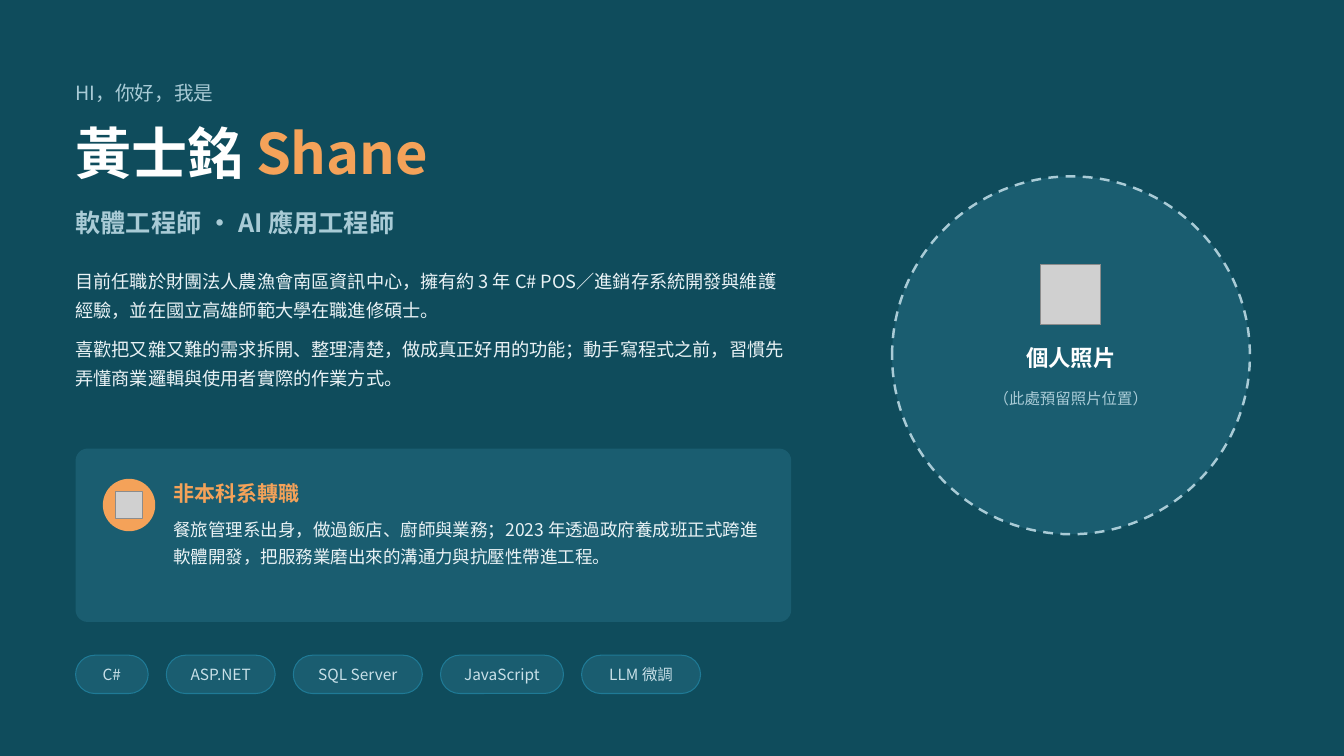
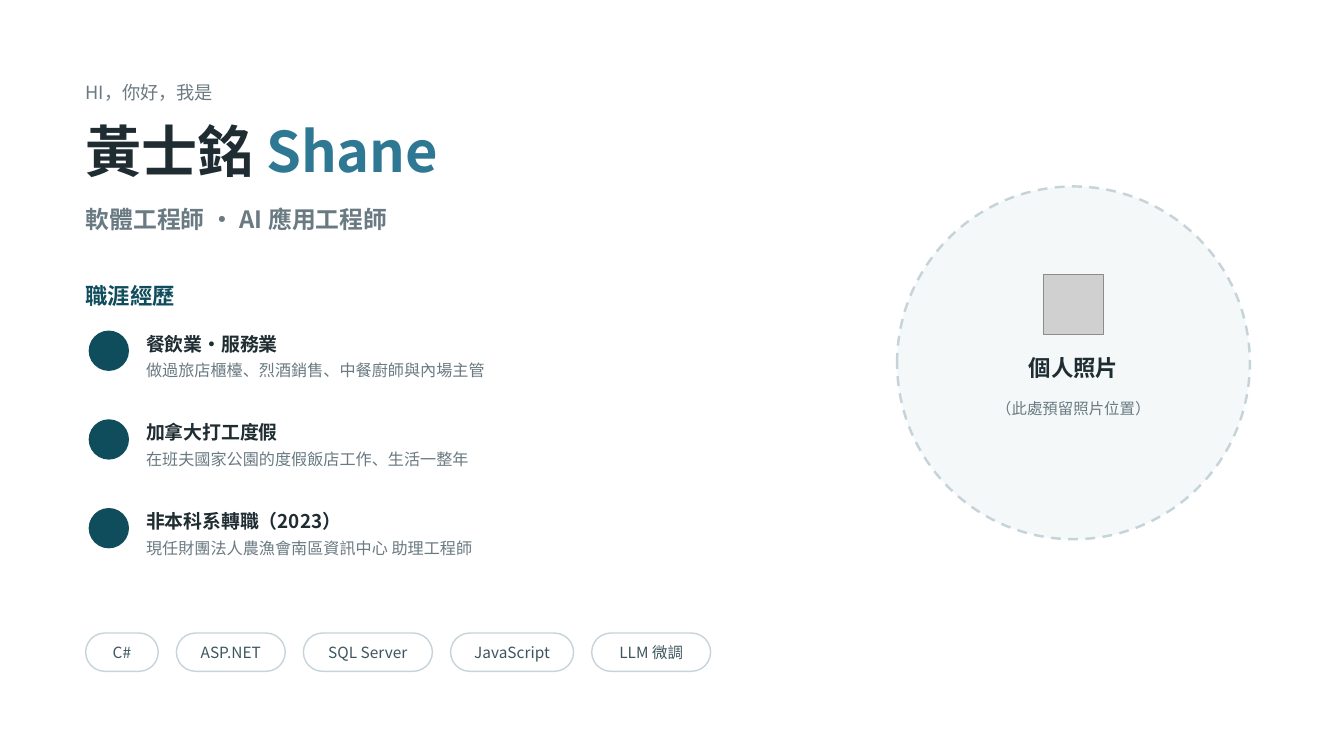
Before and after one commit to Shane360129/ShaneInfo, a slide deck: slide 1 of assets/docs/shane-self-intro.pptx. Drawn at 1344x756 pixels with LibreOffice and Linux fonts; fonts in the diff are those of the drawing; grey boxes stand for pictures; background and template pictures are left out. Boxes give left, top, right and bottom in pixels: in the first picture for what was removed or moved away, otherwise in the second. Text is boxed around its words. In the diff, an @@ line names an element or a change of style, - is before the commit and + after.

```diff
--- a/assets/docs/shane-self-intro.pptx
+++ b/assets/docs/shane-self-intro.pptx
@@ background #0F4C5C to #FFFFFF @@
@@ text "HI，你好，我是" at box(86, 84, 214, 101): size 14 to 13 pt, text colour #A9CBD6 to #6A7A82 @@
@@ text "黃士銘 Shane" at box(86, 124, 438, 177): text colour #FFFFFF to #1F2D33 in "黃士銘"; text colour #F4A259 to #2E7893 in "Shane" @@
@@ 3 texts: place and size @@
-3 texts at box(76, 83, 428, 235)
+3 texts at box(86, 84, 438, 230)
@@ text "軟體工程師 ・ AI 應用工程師" at box(86, 207, 387, 230): size 18 to 17 pt, text colour #A9CBD6 to #6A7A82 @@
@@ ellipse: place and size @@
-ellipse at box(892, 176, 1250, 534)
+ellipse at box(897, 187, 1250, 539)
@@ ellipse at box(897, 187, 1250, 539): fill #1A5D70 to #F4F8F9; outline #A9CBD6 1.75 pt dashed to #C6D4DA 1.75 pt dashed @@
@@ text removed at box(76, 272, 784, 387) @@
-目前任職於財團法人農漁會南區資訊中心，擁有約 3 年 C# POS／進銷存系統開發與維護經驗，並在國立高雄師範大學在職進修碩士。
-喜歡把又雜又難的需求拆開、整理清楚，做成真正好用的功能；動手寫程式之前，習慣先弄懂商業邏輯與使用者實際的作業方式。
@@ text added at box(86, 281, 175, 309), 16 pt, text #0F4C5C, bold @@
+職涯經歷
@@ picture: place and size @@
-picture at box(1041, 264, 1101, 325)
+picture at box(1044, 274, 1104, 335)
@@ ellipse added at box(89, 331, 129, 371), fill #0F4C5C @@
@@ text added at box(146, 335, 278, 353), 13.5 pt, text #1F2D33, bold @@
+餐飲業・服務業
@@ text "個人照片": place and size @@
-text "個人照片" at box(1026, 347, 1115, 368)
+text "個人照片" at box(1029, 357, 1118, 378)
@@ text "個人照片" at box(1029, 357, 1118, 378): text colour #FFFFFF to #1F2D33 @@
@@ text added at box(146, 362, 485, 378), 11.5 pt, text #6A7A82 @@
+做過旅店櫃檯、烈酒銷售、中餐廚師與內場主管
@@ ellipse added at box(89, 419, 129, 460), fill #0F4C5C @@
@@ text "（此處預留照片位置）": place and size @@
-text "（此處預留照片位置）" at box(994, 391, 1148, 406)
+text "（此處預留照片位置）" at box(996, 401, 1150, 416)
@@ text "（此處預留照片位置）" at box(996, 401, 1150, 416): text colour #A9CBD6 to #6A7A82 @@
@@ rounded rectangle removed at box(76, 449, 791, 622) @@
@@ text added at box(146, 422, 278, 441), 13.5 pt, text #1F2D33, bold @@
+加拿大打工度假
@@ text added at box(146, 451, 468, 467), 11.5 pt, text #6A7A82 @@
+在班夫國家公園的度假飯店工作、生活一整年
@@ ellipse: place and size @@
-ellipse at box(103, 479, 155, 531)
+ellipse at box(89, 508, 129, 548)
@@ ellipse at box(89, 508, 129, 548): fill #F4A259 to #0F4C5C @@
@@ picture removed at box(116, 492, 143, 519) @@
@@ text at box(146, 512, 341, 530): text changed; size 15 to 13.5 pt; text colour #F4A259 to #1F2D33 @@
-非本科系轉職
+非本科系轉職（2023）
@@ text removed at box(173, 521, 758, 565) @@
-餐旅管理系出身，做過飯店、廚師與業務；2023 年透過政府養成班正式跨進軟體開發，把服務業磨出來的溝通力與抗壓性帶進工程。
@@ text added at box(146, 540, 473, 556), 11.5 pt, text #6A7A82 @@
+現任財團法人農漁會南區資訊中心 助理工程師
@@ 5 rounded rectangles: place and size @@
-5 rounded rectangles at box(76, 655, 701, 694)
+5 rounded rectangles at box(86, 633, 711, 671)
@@ text colour #C8E0E8 to #3D5560; fill #1A5D70 to #FFFFFF; outline #1F7A96 0.75 pt to #C6D4DA 1 pt in 5 elements at box(451, 633, 574, 671), box(86, 633, 158, 671), box(176, 633, 285, 671), box(303, 633, 433, 671), box(592, 633, 711, 671) @@
```
Also in this commit, not shown: 1 other slide changed.
